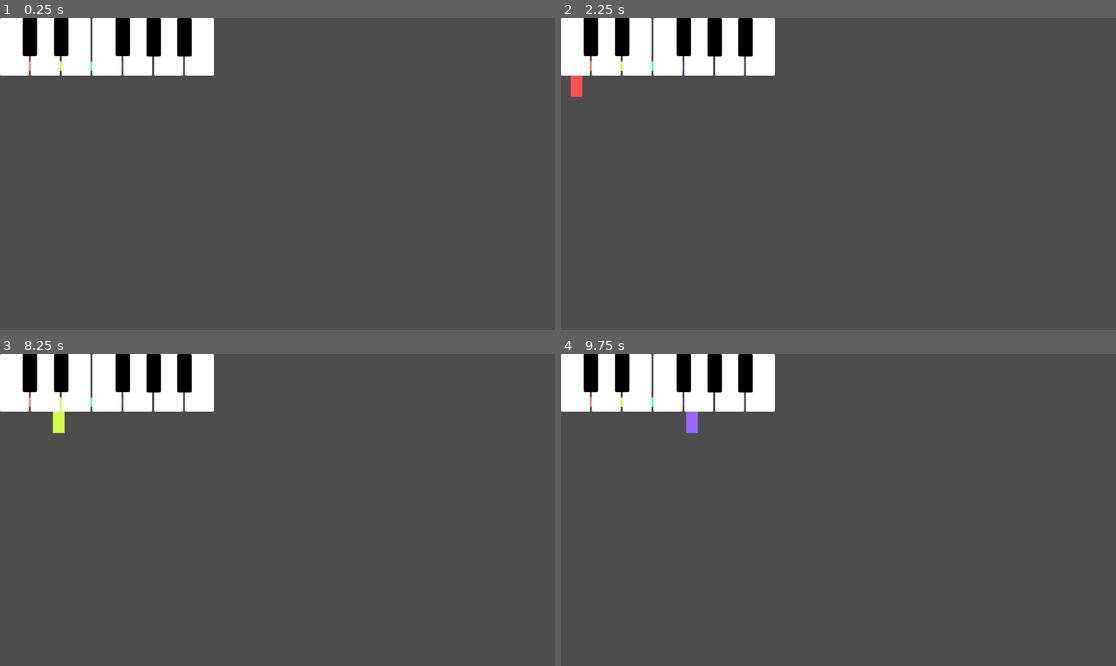
Above: before the commit, frames 1-4 (two rows, left to right).
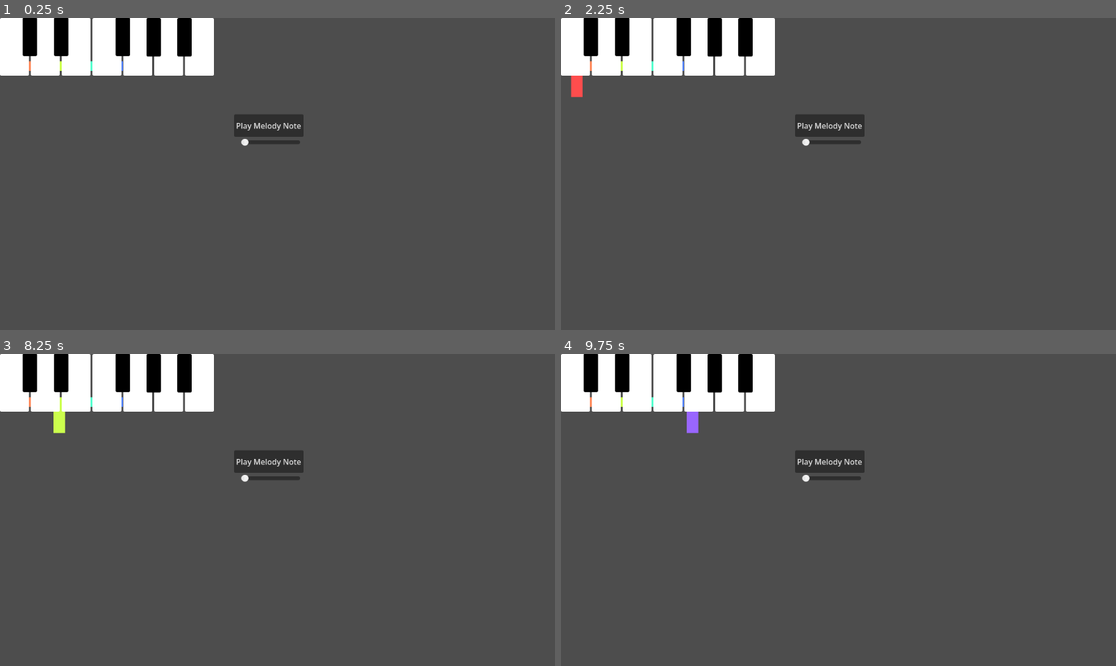
Above: after the commit, the same moments.

Repository: Askada21/Godot_Piano_Assignment-
Game: Godot game, scene res://piano.tscn
The game is run twice, just before and just after one commit, with the same random seed, the same clock (stepped at 60 frames per second) and the same inputs.
Inputs (mouse positions are in pixels of both pictures, inside the frame that each line leads up to):
- Up to frame 1 (0.25 s): no input
- Up to frame 2 (2.25 s): click (827, 124) at 0.5 s, where only the run after the commit has a clickable "Play Melody Note"; click (827, 124) at 1.25 s, where only the run after the commit has a clickable "Play Melody Note"; click (577, 46) at 2 s
- Up to frame 3 (8.25 s): click (44, 382) at 2.75 s; click (77, 382) at 3.5 s; click (105, 382) at 4.25 s; click (138, 382) at 5 s; click (166, 382) at 5.75 s; click (199, 382) at 6.5 s; click (27, 372) at 7.25 s; click (61, 372) at 8 s
- Up to frame 4 (9.75 s): click (683, 372) at 8.75 s; click (716, 372) at 9.5 s

The runs differ from the first frame. In frame 1, 1.0% of the frame differs, in the area x 22-55%, y 13-41%; in frame 2, 1.0%, in the area x 1-55%, y 13-41%; in frame 3, 1.0%; in frame 4, 1.0%.

Commit message:
Added sliders and the button

Diff:
--- a/piano.tscn
+++ b/piano.tscn
@@ -322,6 +322,7 @@
 custom_minimum_size = Vector2(0, 180)
 layout_mode = 3
 anchors_preset = 0
+offset_left = 1.0
 offset_right = 1000.0
 offset_bottom = 180.0
 mouse_filter = 2
@@ -526,6 +527,34 @@
 theme_override_styles/normal = SubResource("StyleBoxFlat_onqjq")
 theme_override_styles/pressed = SubResource("StyleBoxFlat_dilgq")
 theme_override_styles/hover = SubResource("StyleBoxFlat_v8tgl")
+
+[node name="UI" type="Control" parent="." unique_id=1125854631]
+layout_mode = 3
+anchors_preset = 0
+offset_left = 500.0
+offset_top = 250.0
+offset_right = 800.0
+offset_bottom = 450.0
+
+[node name="VolumeSlider" type="HSlider" parent="UI" unique_id=1653354783]
+layout_mode = 0
+offset_right = 123.0
+offset_bottom = 16.0
+value = 1.0
+
+[node name="PitchSlider" type="HSlider" parent="UI" unique_id=1857537859]
+layout_mode = 0
+offset_right = 8.0
+offset_bottom = 16.0
+
+[node name="MelodyButton" type="Button" parent="UI" unique_id=95301415]
+layout_mode = 0
+offset_left = -14.0
+offset_top = -50.0
+offset_right = 130.0
+offset_bottom = -3.0
+text = "Play Melody Note
+"
 
 [node name="Player" type="AudioStreamPlayer2D" parent="." unique_id=1246453898]
 
